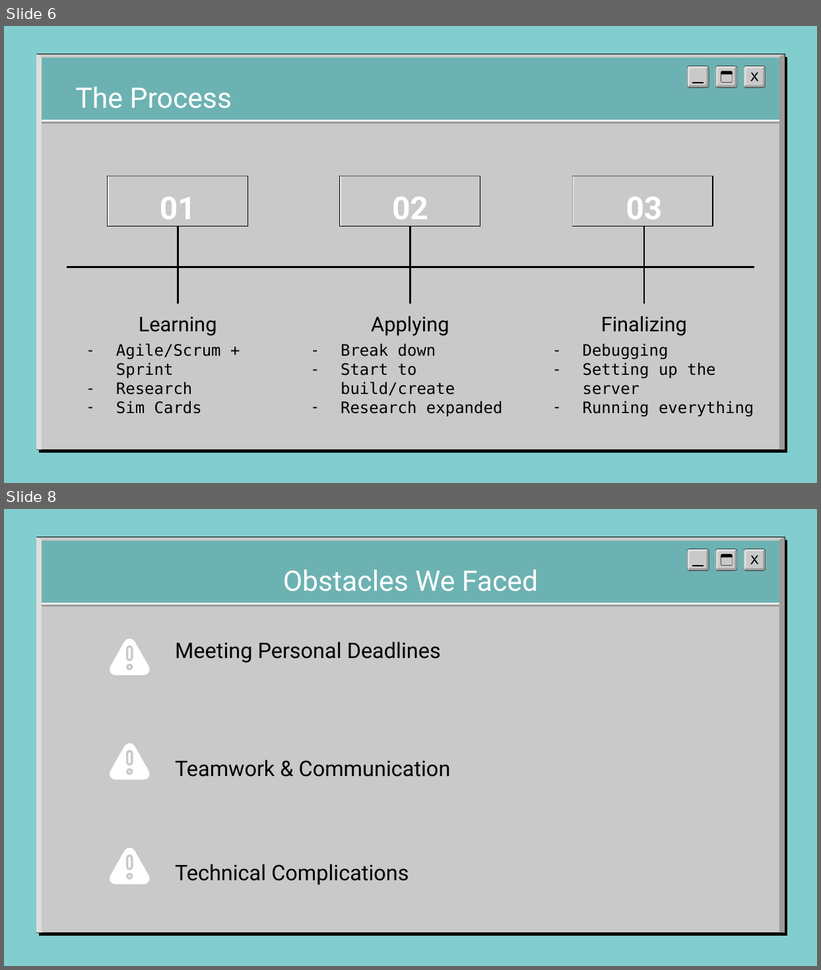
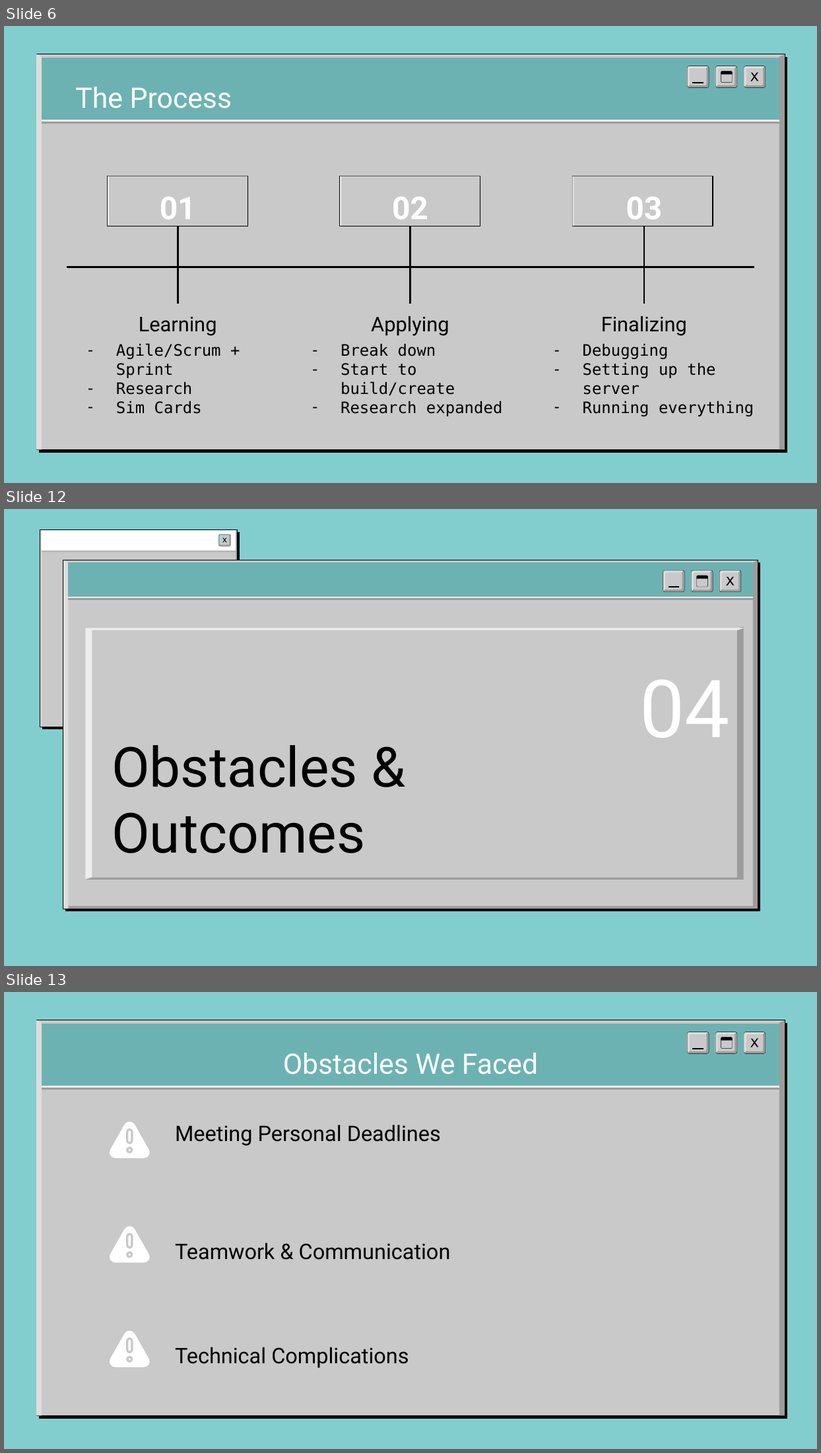
Before and after one commit to kabizzle/Word-Guessing-App, a slide deck: IT_Slides___1_.pptx. Shown one above the other, each under a label of ours: slides 6 and 8 before the commit, slides 6, 12 and 13 after it; the slides between them are not shown. The pictures are 821x970 and 821x1453 pixels, drawn with LibreOffice and Linux fonts; fonts in the diff are those of the drawing; background and template pictures are left out. Boxes give left, top, right and bottom in pixels: in the first picture for what was removed or moved away, otherwise in the second. Text is boxed around its words. In the diff, an @@ line names an element or a change of style, - is before the commit and + after.

```diff
--- a/IT_Slides___1_.pptx
+++ b/IT_Slides___1_.pptx
@@ slide 12 added at (4, 509, 817, 966), background picture (left out) @@
@@ group added at (40, 529, 240, 729): 16 freeform shapes @@
@@ group added at (663, 570, 741, 592): 16 freeform shapes @@
@@ group added at (63, 560, 758, 909): 10 freeform shapes @@
@@ title added at (640, 680, 731, 738), 71 pt, text #FFFFFF @@
+04
@@ title added at (112, 745, 365, 854), 49 pt, text #000000 @@
+Obstacles & Outcomes
@@ what was slide 8 is now slide 13 @@
```
Also in this commit, not shown: 4 slides changed, 3 other slides added, 2 slides removed.
